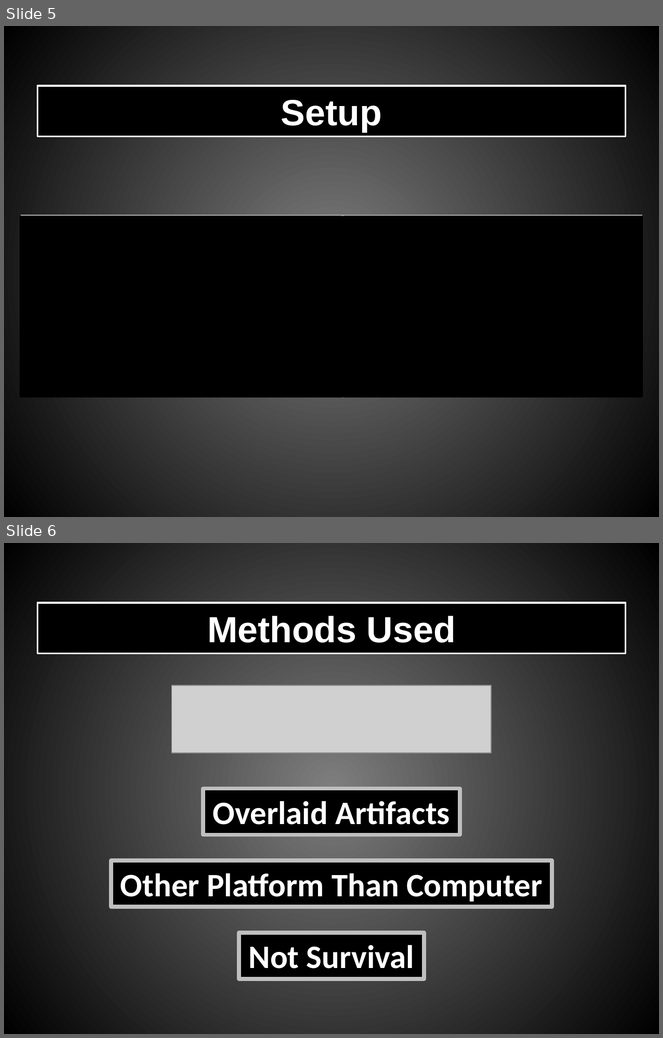
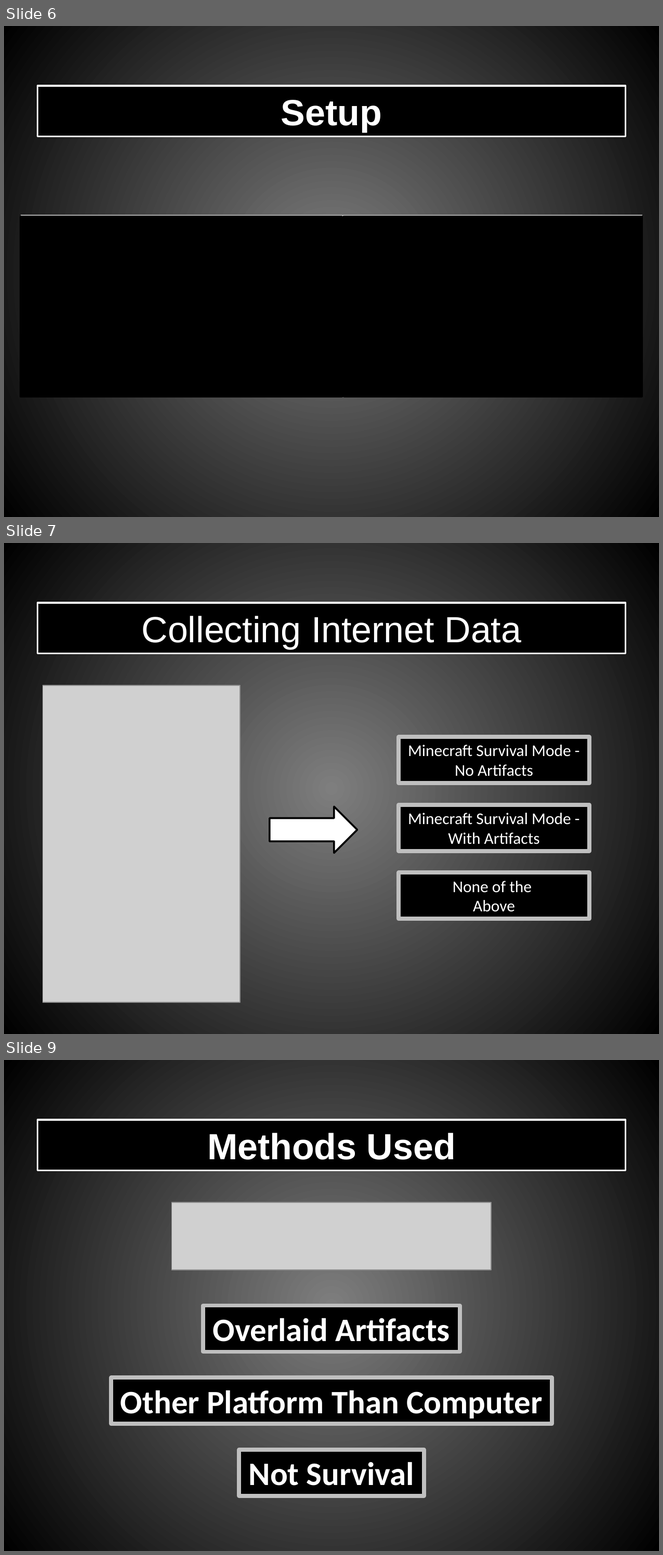
Before and after one commit to Shooterah/M1_DSC, a slide deck: Anglais/ORAL_3/Pereira_Doffemont_Minecraft_OpenAI.pptx. Shown one above the other, each under a label of ours: slides 5 and 6 before the commit, slides 6, 7 and 9 after it; the slides between them are not shown. The pictures are 663x1038 and 663x1555 pixels, drawn with LibreOffice and Linux fonts; fonts in the diff are those of the drawing; grey boxes stand for pictures. Boxes give left, top, right and bottom in pixels: in the first picture for what was removed or moved away, otherwise in the second. Text is boxed around its words. In the diff, an @@ line names an element or a change of style, - is before the commit and + after.

```diff
--- a/Anglais/ORAL_3/Pereira_Doffemont_Minecraft_OpenAI.pptx
+++ b/Anglais/ORAL_3/Pereira_Doffemont_Minecraft_OpenAI.pptx
@@ slide 7 added at box(4, 543, 659, 1034), background gradient #7F7F7F to #000000 @@
@@ rectangle added at box(37, 603, 626, 654), fill #000000, outline #FFFFFF 2 pt, 40 pt, text #FFFFFF @@
+Collecting Internet Data
@@ picture added at box(42, 686, 240, 1003) @@
@@ rectangle added at box(399, 737, 589, 783), fill #000000, outline #BFBFBF 4.5 pt, 18 pt, text #FFFFFF @@
+Minecraft Survival Mode - No Artifacts
@@ right arrow added at box(270, 807, 358, 853), fill #FFFFFF, outline #000000 2 pt @@
@@ rectangle added at box(399, 805, 589, 851), fill #000000, outline #BFBFBF 4.5 pt, 18 pt, text #FFFFFF @@
+Minecraft Survival Mode - With Artifacts
@@ rectangle added at box(399, 873, 589, 919), fill #000000, outline #BFBFBF 4.5 pt, 18 pt, text #FFFFFF @@
+None of the
+Above
@@ what was slide 5 is now slide 6 @@
@@ what was slide 6 is now slide 9 @@
```
Also in this commit, not shown: 1 slide changed, 5 other slides added, 1 slide removed, 5 other files.
